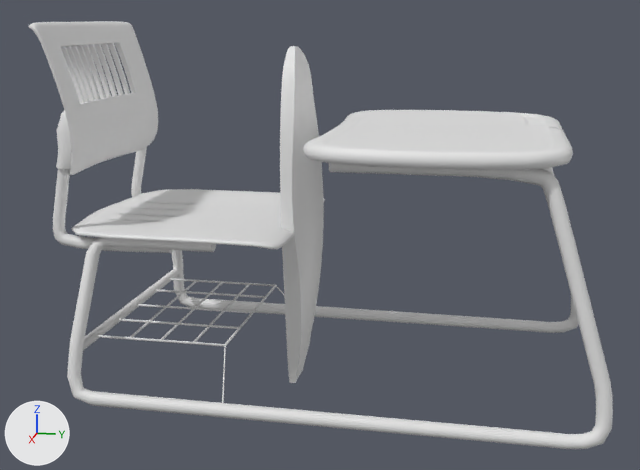
Two versions of the FBX model GraphicWorks/MapAssets/Desk.fbx, one commit apart.
The view is the same before and after, from a 50 mm lens placed at (3.13, 0.48, 1.35), pointed at (0.03, -0.14, 0.57). Lighting does not change. The marker at lower left points along +X, +Y and +Z. Where no turn or scale is listed for an object, it has been applied to the vertices. Vertices at the same position are counted once.

In view in the first picture: 'Box002', 'Desk'.
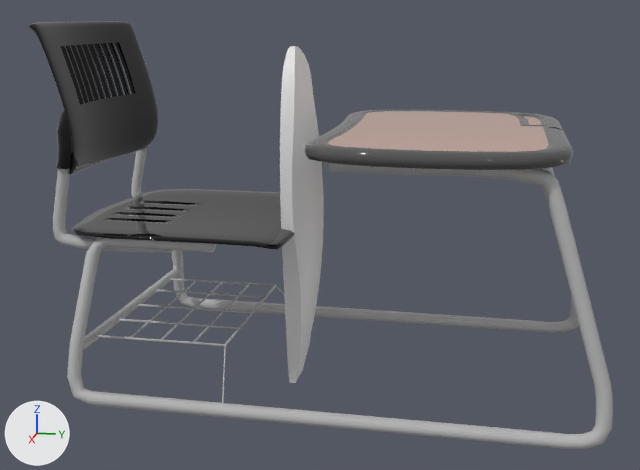
Boxes (x1, y1, x2, y2) around the edits, measured in the pictures (640 x 470 px):
part 1 of me_mesh, recoloured
    both: (53, 147, 613, 449)
part 2 of me_mesh, recoloured
    both: (28, 21, 325, 249)
part 3 of me_mesh, recoloured
    both: (327, 111, 549, 152)
part 4 of me_mesh, recoloured (white to grey)
    both: (303, 110, 573, 170)

Edits to the bpy script that builds the scene:
```text
Add mat_material__14:
    mat_material__14 = principled_material('Material #14')
    mat_material__14.base_color = (0.0, 0.0, 0.0)  # black #000000
    mat_material__14.roughness = 0.0
Add mat_material__15:
    mat_material__15 = principled_material('Material #15')
    mat_material__15.base_color = (0.651, 0.4, 0.322)  # beige #d3aa9a
    mat_material__15.roughness = 0.0
Add mat_material__16:
    mat_material__16 = principled_material('Material #16')
    mat_material__16.base_color = (0.0902, 0.0902, 0.0902)  # dark grey #555555
    mat_material__16.roughness = 0.0
Add mat_material__13:
    mat_material__13 = principled_material('Material #13')
    mat_material__13.base_color = (0.5, 0.5, 0.5)  # grey #bcbcbc
    mat_material__13.roughness = 0.0
Change me_mesh:
    where me_mesh.from_pydata(...)  # 2711 vertices, 2821 faces; spans x -0.59..0.59, y -1.1..0.86, z 0.06..1.33
    used by ob_desk; location = (0.0, 0.0, 0.0)
    me_mesh part 1: 1048 of the faces centred in x -0.55..0.55, y -1.03..0.86, z 0.06..0.93 switch from no material to mat_material__13 (grey #bcbcbc)
    me_mesh part 2: 1326 of the faces centred in x -0.43..0.43, y -1.1..-0.2, z 0.6..1.33 switch from no material to mat_material__14 (black #000000)
    me_mesh part 3: 161 of the faces centred in x -0.53..0.53, y -0.01..0.61, z 0.93..0.98 switch from no material to mat_material__15 (beige #d3aa9a)
    me_mesh part 4: 286 of the faces centred in x -0.59..0.58, y -0.11..0.7, z 0.92..0.98 switch from no material to mat_material__16 (dark grey #555555)
```
